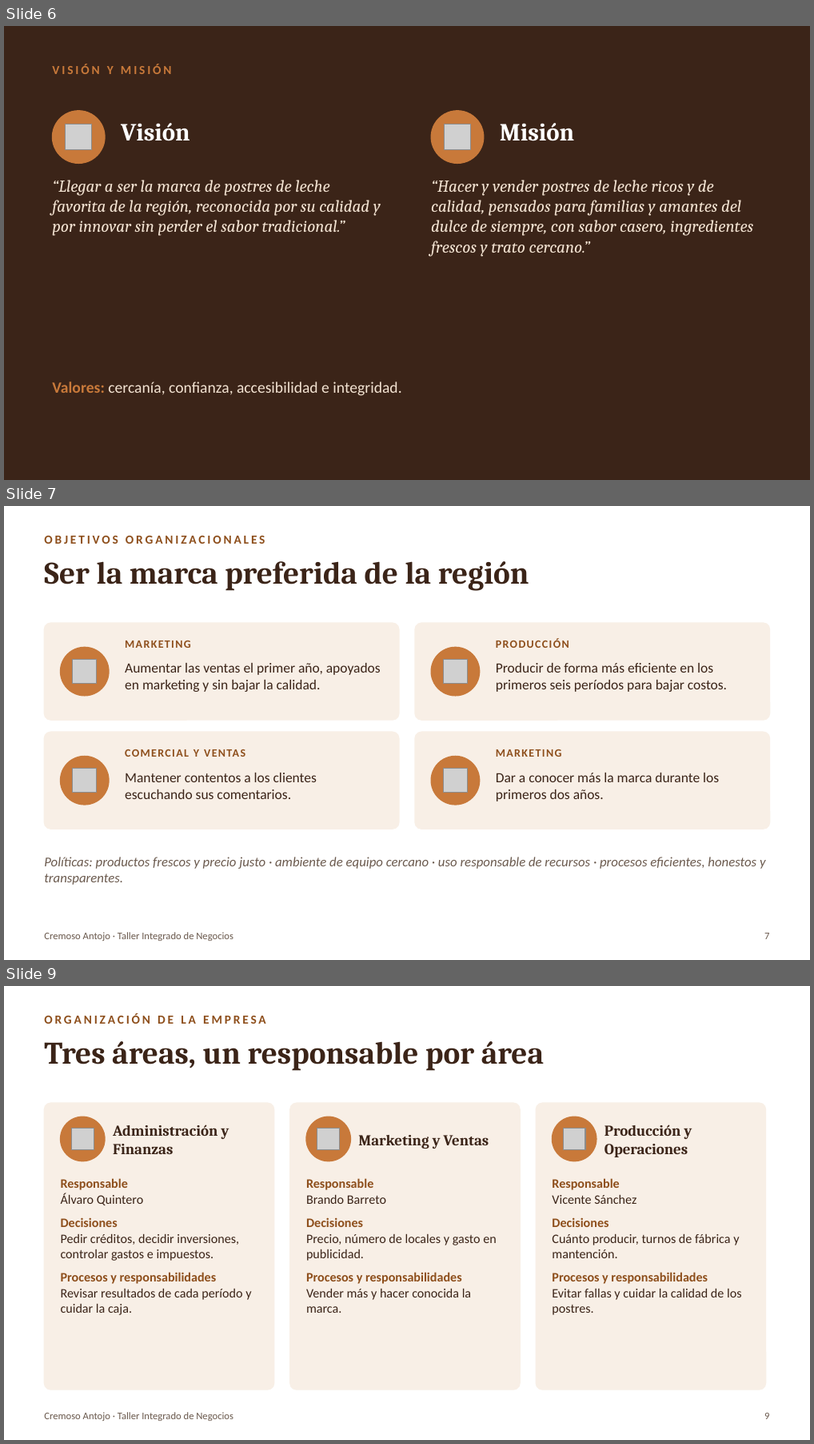
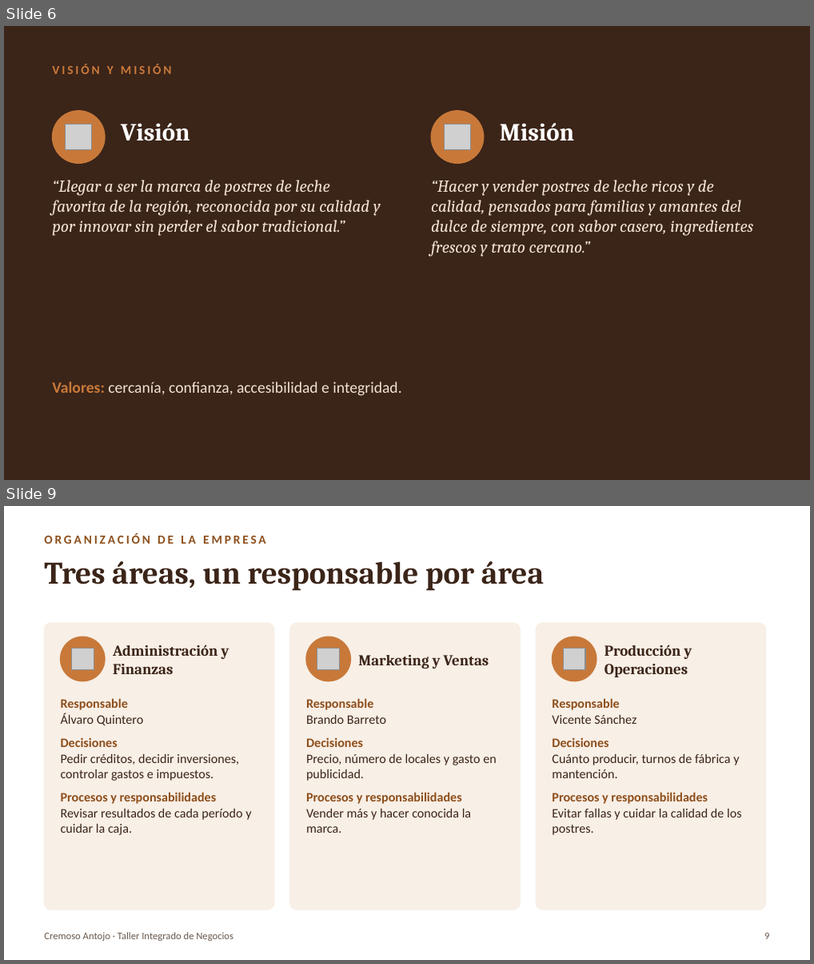
Before and after one commit to alvaroquintero0806-pixel/claude, a slide deck: Presentacion_Cremoso_Antojo.pptx. Shown one above the other, each under a label of ours: slides 6, 7 and 9 before the commit, slides 6 and 9 after it; the slides between them are not shown. The pictures are 814x1444 and 814x964 pixels, drawn with LibreOffice and Linux fonts; fonts in the diff are those of the drawing; grey boxes stand for pictures. Boxes give left, top, right and bottom in pixels: in the first picture for what was removed or moved away, otherwise in the second. Text is boxed around its words. In the diff, an @@ line names an element or a change of style, - is before the commit and + after.

```diff
--- a/Presentacion_Cremoso_Antojo.pptx
+++ b/Presentacion_Cremoso_Antojo.pptx
@@ slide 7 removed at (4,506,810,960), background #FFFFFF @@
@@ text removed at (44,536,266,544) @@
-OBJETIVOS ORGANIZACIONALES
@@ text removed at (44,561,530,591) @@
-Ser la marca preferida de la región
@@ rounded rectangle removed at (44,623,399,720) @@
@@ rounded rectangle removed at (415,623,770,720) @@
@@ ellipse removed at (61,647,109,696) @@
@@ text removed at (125,640,191,648) @@
-MARKETING
@@ ellipse removed at (431,647,480,696) @@
@@ text removed at (496,638,570,648) @@
-PRODUCCIÓN
@@ picture removed at (73,660,97,684) @@
@@ text removed at (125,663,381,692) @@
-Aumentar las ventas el primer año, apoyados en marketing y sin bajar la calidad.
@@ picture removed at (443,660,468,684) @@
@@ text removed at (496,663,727,692) @@
-Producir de forma más eficiente en los primeros seis períodos para bajar costos.
@@ rounded rectangle removed at (44,732,399,828) @@
@@ rounded rectangle removed at (415,732,770,828) @@
@@ ellipse removed at (61,756,109,804) @@
@@ picture removed at (73,768,97,792) @@
@@ text removed at (125,749,246,756) @@
-COMERCIAL Y VENTAS
@@ ellipse removed at (431,756,480,804) @@
@@ picture removed at (443,768,468,792) @@
@@ text removed at (496,749,562,756) @@
-MARKETING
@@ text removed at (125,772,317,799) @@
-Mantener contentos a los clientes escuchando sus comentarios.
@@ text removed at (496,772,719,801) @@
-Dar a conocer más la marca durante los primeros dos años.
@@ text removed at (44,856,766,884) @@
-Políticas: productos frescos y precio justo · ambiente de equipo cercano · uso responsable de recursos · procesos eficientes, honestos y transparentes.
@@ text removed at (44,932,234,940) @@
-Cremoso Antojo · Taller Integrado de Negocios
@@ text removed at (765,932,770,939) @@
-7
```
Also in this commit, not shown: 8 slides changed, 2 slides added, 2 other slides removed.
